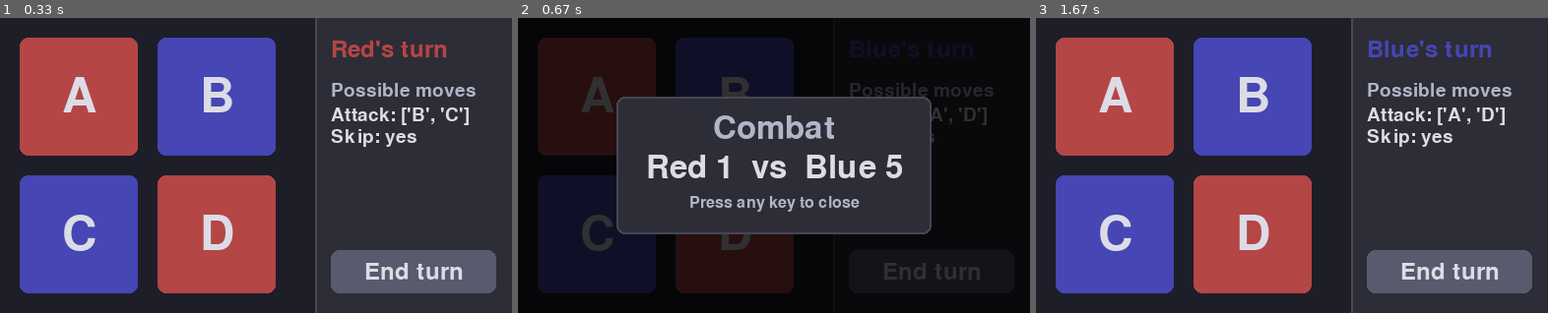
Above: before the commit, frames 1-3 (left to right).
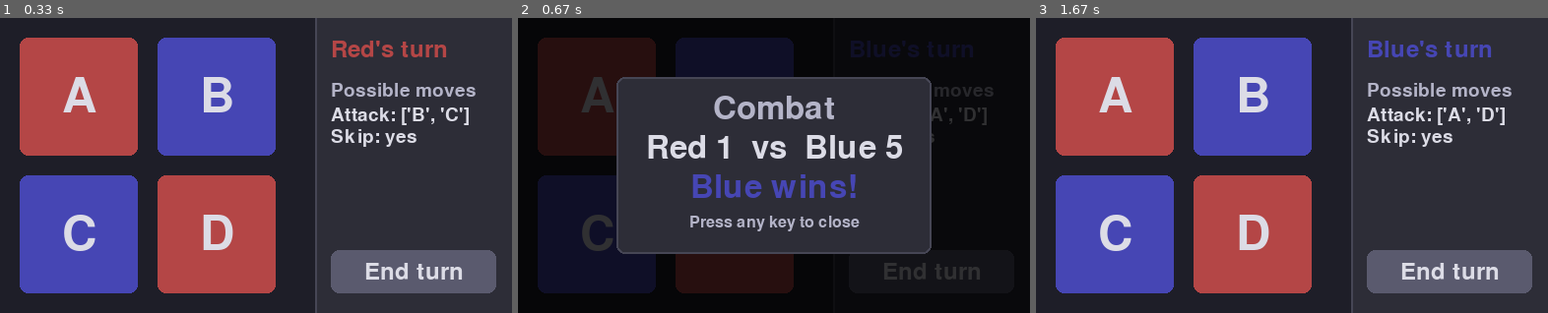
Above: after the commit, the same moments.

Repository: cecil185/axis
Game: pygame game, started from src/game.py
The game is run twice, just before and just after one commit, with the same random seed, the same clock (stepped at 60 frames per second) and the same inputs.
Inputs (mouse positions are in pixels of both pictures, inside the frame that each line leads up to):
- Up to frame 1 (0.33 s): no input
- Up to frame 2 (0.67 s): click "B" at 0.38 s
- Up to frame 3 (1.67 s): tap Enter at 0.67 s; click "End turn" at 1.05 s; click (1481, 268) at 1.38 s

Frame 1 is identical in both runs. In frame 2, 15% of the frame differs, in the area x 19-81%, y 20-80%; in frame 3, nothing differs.

Commit message:
axis-7xa: add resolve_combat(att_roll, def_roll), wire game + show winner in combat popup
Made-with: Cursor

Diff:
--- a/src/__init__.py
+++ b/src/__init__.py
@@ -15,7 +15,7 @@
 from .state import current_team, end_turn
 from .valid_actions import can_skip, valid_attack_targets
 from .actions import attack, set_combat_hook, skip
-from .combat import roll_combat, CombatRolls
+from .combat import roll_combat, resolve_combat, CombatRolls, CombatWinner
 
 __all__ = [
     "ALL_TERRITORY_IDS",
@@ -38,5 +38,7 @@
     "attack",
     "set_combat_hook",
     "roll_combat",
+    "resolve_combat",
     "CombatRolls",
+    "CombatWinner",
 ]
--- a/src/combat.py
+++ b/src/combat.py
@@ -1,13 +1,22 @@
 """
-Combat dice rolls (1–6 per side). No winner resolution or ownership changes.
+Combat dice rolls (1–6 per side) and winner resolution. No ownership changes in this module.
 """
 
 import random
-from typing import Callable
+from typing import Callable, Literal
 
 from .territory import Team, TerritoryId
 
 CombatRolls = tuple[int, int]  # (attacker_roll, defender_roll)
+CombatWinner = Literal["attacker", "defender"]
+
+
+def resolve_combat(att_roll: int, def_roll: int) -> CombatWinner:
+    """
+    Resolve combat from rolls: higher roll wins; tie goes to defender.
+    Returns 'attacker' or 'defender'.
+    """
+    return "attacker" if att_roll > def_roll else "defender"
 
 
 def _roll_d6(rng: random.Random) -> int:
--- a/src/game.py
+++ b/src/game.py
@@ -18,7 +18,7 @@
 from .state import current_team
 from .valid_actions import can_skip, valid_attack_targets
 from .actions import attack, set_combat_hook, skip
-from .combat import roll_combat
+from .combat import roll_combat, resolve_combat
 
 # Window: grid on left, sidebar on right
 CELL_SIZE = 120
@@ -54,8 +54,9 @@
 SIDEBAR_LINE_GAP = 2
 SIDEBAR_LINE_WIDTH = 2
 
-# Last combat result for UI: (attacker_team, attacker_roll, defender_roll) or None
-_last_combat: tuple[str, int, int] | None = None
+# Last combat result for UI: (attacker_team, attacker_roll, defender_roll, winner) or None
+# winner is "attacker" | "defender" from resolve_combat
+_last_combat: tuple[str, int, int, str] | None = None
 
 
 def cell_rect(row: int, col: int) -> pygame.Rect:
@@ -129,16 +130,18 @@
     att_team: str,
     att_roll: int,
     def_roll: int,
+    combat_winner: str,
     clock: pygame.time.Clock,
 ) -> None:
-    """Show battle stats in a modal popup; wait for any key to close."""
+    """Show battle stats and winner in a modal popup; wait for any key to close."""
     def_team = "Blue" if att_team == "Red" else "Red"
+    winner_team = att_team if combat_winner == "attacker" else def_team
     overlay = pygame.Surface((WIDTH, HEIGHT))
     overlay.set_alpha(200)
     overlay.fill((0, 0, 0))
     screen.blit(overlay, (0, 0))
 
-    popup_w, popup_h = 320, 140
+    popup_w, popup_h = 320, 180
     popup_x = (WIDTH - popup_w) // 2
     popup_y = (HEIGHT - popup_h) // 2
     popup_rect = pygame.Rect(popup_x, popup_y, popup_w, popup_h)
@@ -146,12 +149,17 @@
     pygame.draw.rect(screen, SIDEBAR_BORDER, popup_rect, 2, border_radius=BORDER_RADIUS)
 
     font = pygame.font.Font(None, 48)
+    small_font = pygame.font.Font(None, 24)
     title = font.render("Combat", True, MOVES_TITLE_COLOR)
     screen.blit(title, title.get_rect(centerx=popup_rect.centerx, top=popup_y + 16))
     msg = font.render(f"{att_team} {att_roll}  vs  {def_team} {def_roll}", True, TEXT_COLOR)
     screen.blit(msg, msg.get_rect(centerx=popup_rect.centerx, top=popup_y + 56))
-    hint = pygame.font.Font(None, 24).render("Press any key to close", True, MOVES_TITLE_COLOR)
-    screen.blit(hint, hint.get_rect(centerx=popup_rect.centerx, top=popup_y + 100))
+    result_txt = f"{winner_team} wins!"
+    result_color = TEAM_COLORS.get(winner_team, TEXT_COLOR)
+    result = font.render(result_txt, True, result_color)
+    screen.blit(result, result.get_rect(centerx=popup_rect.centerx, top=popup_y + 96))
+    hint = small_font.render("Press any key to close", True, MOVES_TITLE_COLOR)
+    screen.blit(hint, hint.get_rect(centerx=popup_rect.centerx, top=popup_y + 140))
     pygame.display.flip()
 
     waiting = True
@@ -247,8 +255,9 @@
         att = current_team()
         def_team = owner(target_id)
         att_roll, def_roll = roll_combat(att, def_team, target_id)
-        _last_combat = (att, att_roll, def_roll)
-        if att_roll > def_roll:
+        combat_winner = resolve_combat(att_roll, def_roll)
+        _last_combat = (att, att_roll, def_roll, combat_winner)
+        if combat_winner == "attacker":
             set_owner(target_id, att)
 
     set_combat_hook(on_combat)
@@ -266,8 +275,8 @@
         _draw_sidebar(screen, sidebar, small_font, btn_font)
         pygame.display.flip()
         if _last_combat is not None:
-            att_team, att_roll, def_roll = _last_combat
-            _show_combat_popup(screen, att_team, att_roll, def_roll, clock)
+            att_team, att_roll, def_roll, combat_winner = _last_combat
+            _show_combat_popup(screen, att_team, att_roll, def_roll, combat_winner, clock)
             _last_combat = None
             continue
         if is_game_over():
--- a/tests/test_combat.py
+++ b/tests/test_combat.py
@@ -1,8 +1,8 @@
-"""Tests for combat dice rolls (axis-fio 3.1)."""
+"""Tests for combat dice rolls (axis-fio 3.1) and resolve_combat (axis-7xa)."""
 
 import pytest
 
-from src.combat import roll_combat
+from src.combat import resolve_combat, roll_combat
 
 RED = "Red"
 BLUE: str = "Blue"
@@ -49,3 +49,21 @@
         roll_combat(RED, BLUE, "A", rng=lambda: 0)
     with pytest.raises(ValueError, match="1–6"):
         roll_combat(RED, BLUE, "A", rng=lambda: 7)
+
+
+# --- resolve_combat (axis-7xa) ---
+
+
+def test_resolve_combat_attacker_wins_when_higher() -> None:
+    assert resolve_combat(5, 3) == "attacker"
+    assert resolve_combat(6, 1) == "attacker"
+
+
+def test_resolve_combat_defender_wins_when_higher() -> None:
+    assert resolve_combat(2, 4) == "defender"
+    assert resolve_combat(1, 6) == "defender"
+
+
+def test_resolve_combat_tie_goes_to_defender() -> None:
+    assert resolve_combat(3, 3) == "defender"
+    assert resolve_combat(6, 6) == "defender"
